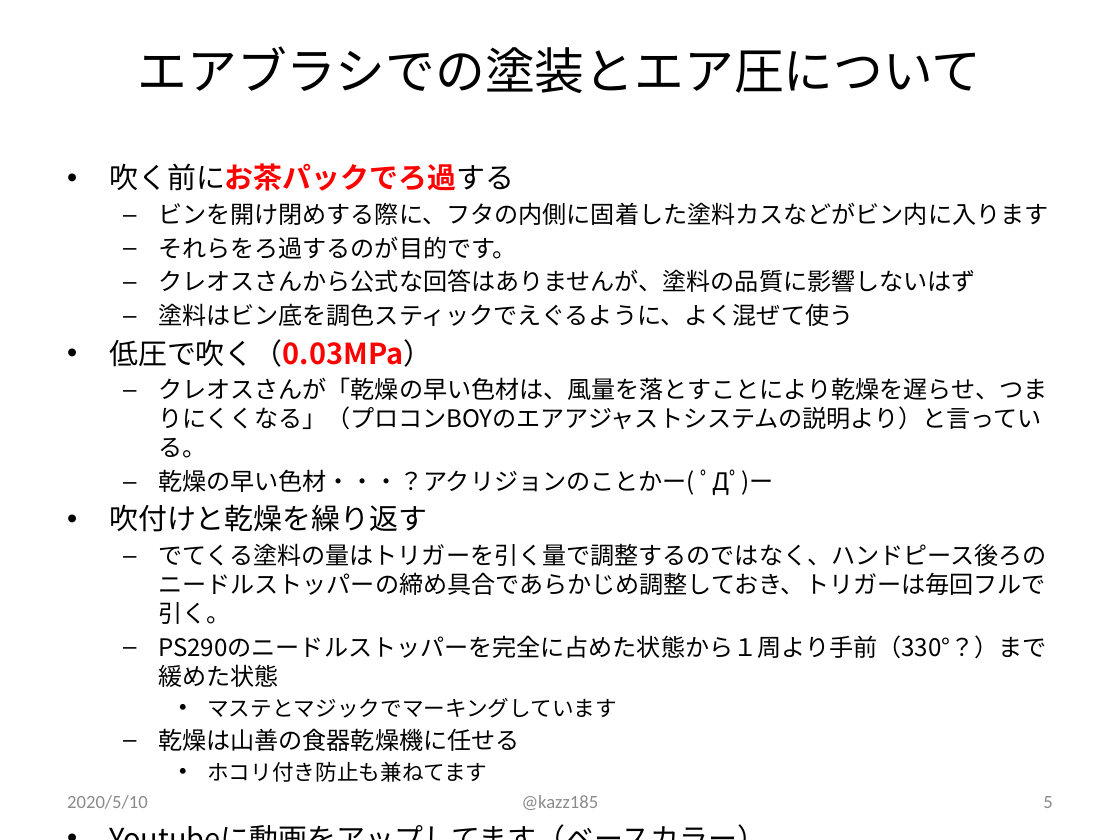
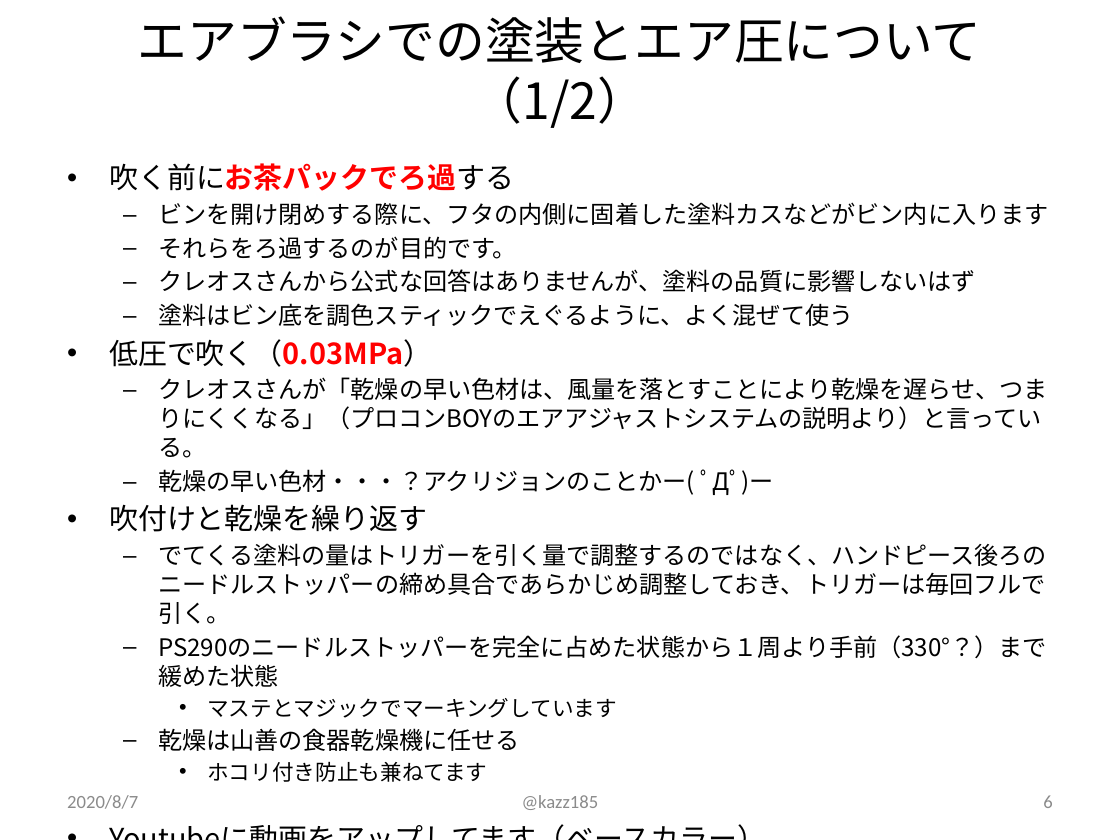
Before and after one commit to kazz185/ACRYSION-note, a slide deck: slide 6 of ACRYSIONwithAirbrush.pptx (slide 5 before the commit). Drawn at 1120x840 pixels with LibreOffice and Linux fonts; fonts in the diff are those of the drawing. Boxes give left, top, right and bottom in pixels: in the first picture for what was removed or moved away, otherwise in the second. Text is boxed around its words. In the diff, an @@ line names an element or a change of style, - is before the commit and + after.

```diff
--- a/ACRYSIONwithAirbrush.pptx
+++ b/ACRYSIONwithAirbrush.pptx
@@ title at box(138, 16, 982, 128): text changed @@
-エアブラシでの塗装とエア圧について
+エアブラシでの塗装とエア圧について（1/2）
@@ text at box(67, 795, 138, 809): text changed @@
-2020/5/10
+2020/8/7
@@ page number at box(1043, 795, 1052, 808): text changed @@
-5
+6
```
Also in this commit, not shown: 3 other slides changed, 2 slides added, 3 other files.
